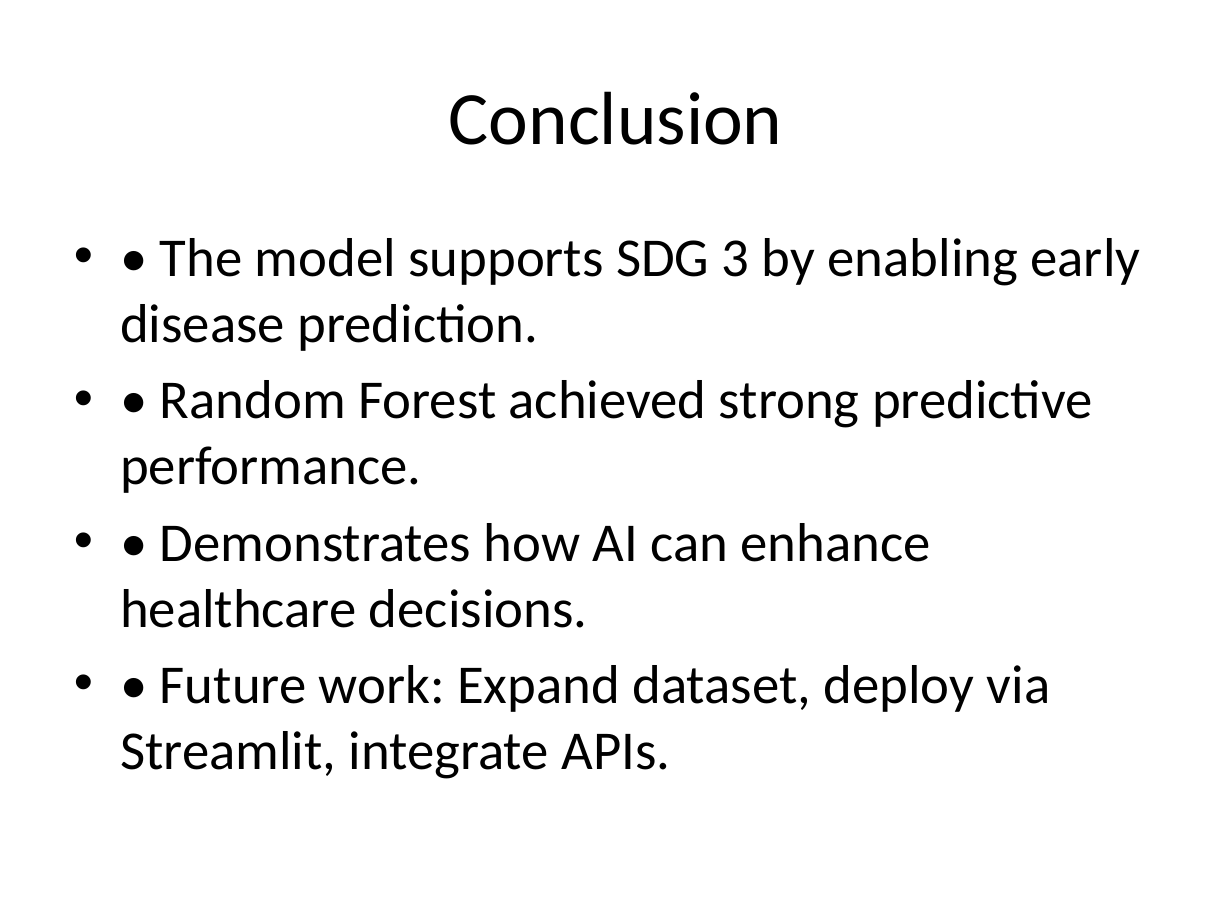
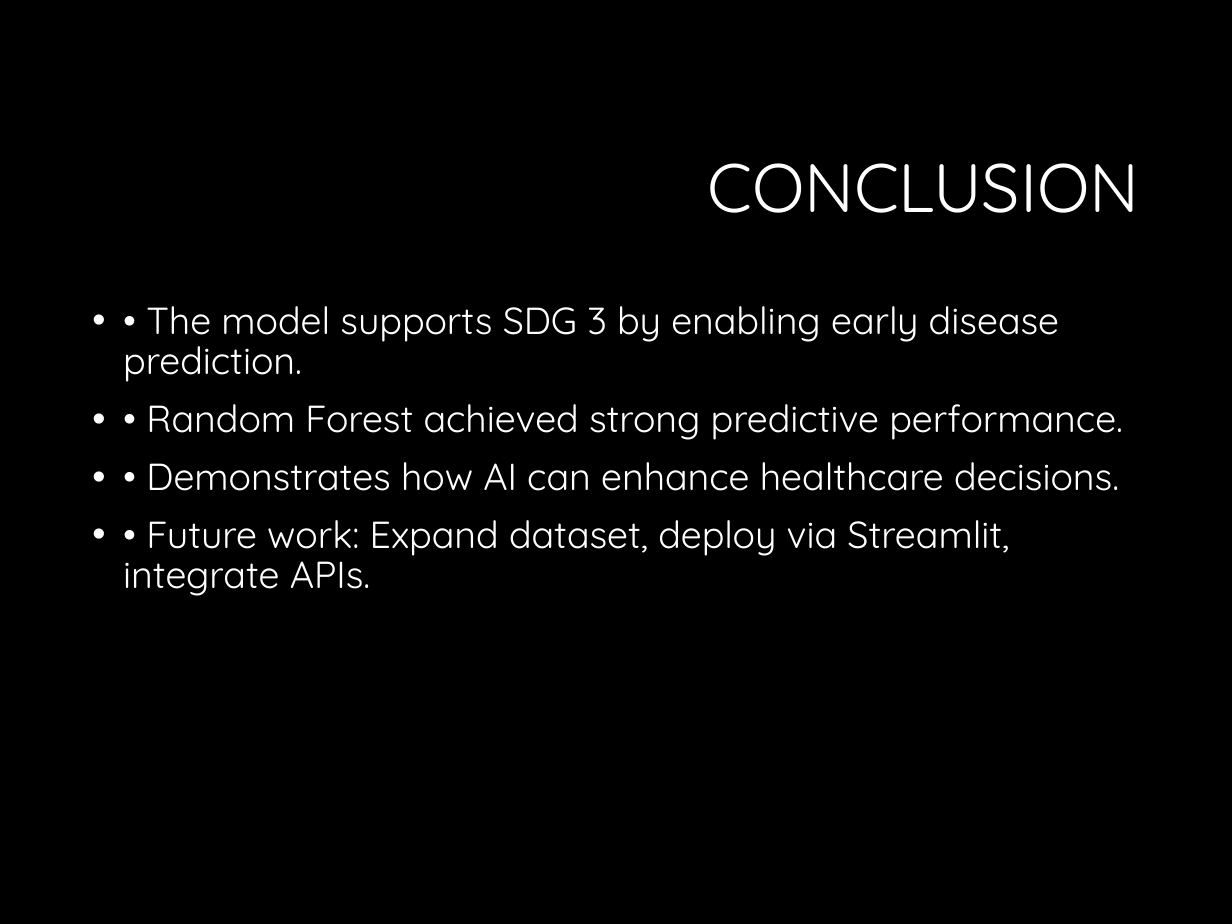
Before and after one commit to Jowekbeltan/AI-MACHINE-LEARNING, a slide deck: slide 7 of SDG3_Diabetes_Prediction_Presentation.pptx. Drawn at 1232x924 pixels with LibreOffice and Linux fonts; fonts in the diff are those of the drawing; background and template pictures are left out. Boxes give left, top, right and bottom in pixels: in the first picture for what was removed or moved away, otherwise in the second. Text is boxed around its words. In the diff, an @@ line names an element or a change of style, - is before the commit and + after.

```diff
--- a/SDG3_Diabetes_Prediction_Presentation.pptx
+++ b/SDG3_Diabetes_Prediction_Presentation.pptx
@@ background #FFFFFF to #000000 @@
@@ title at [707,163,1139,213]: text changed; size 44 to 40 pt; font Calibri to Quicksand; text colour #000000 to #FFFFFF @@
-Conclusion
+CONCLUSION
@@ text "• The model supports SDG ...": place and size @@
-text "• The model supports SDG ..." at [120,238,1141,779]
+text "• The model supports SDG ..." at [123,306,1123,596]
@@ text "• The model supports SDG ..." at [123,306,1123,596]: size 32 to 22 pt, font Calibri to Quicksand, text colour #000000 to #FFFFFF; indent changed; line spacing 1 to 0.9; more space between paragraphs @@
```
Also in this commit, not shown: 6 other slides changed.
